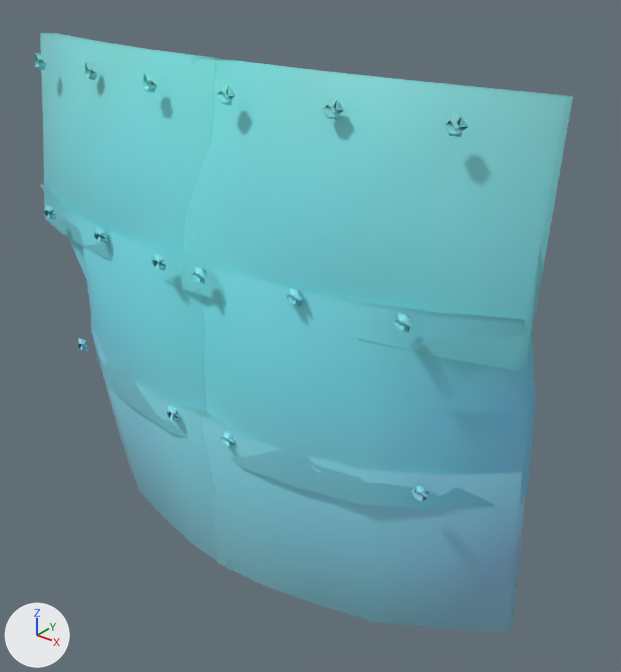
Two versions of the glTF model assets/giant/parts/Armour_iron_breastplate.glb, one commit apart.
Before and after are seen from a 50 mm camera at (0.496, -0.887, 2.966) aimed at (0.051, -0.33, 2.621). Arrows for +X, +Y and +Z are at lower left; the lights stay in place. The older version comes first. Vertices at exactly the same position are counted once.

Names of what the first picture shows: 'Armour_iron_breastplate'.
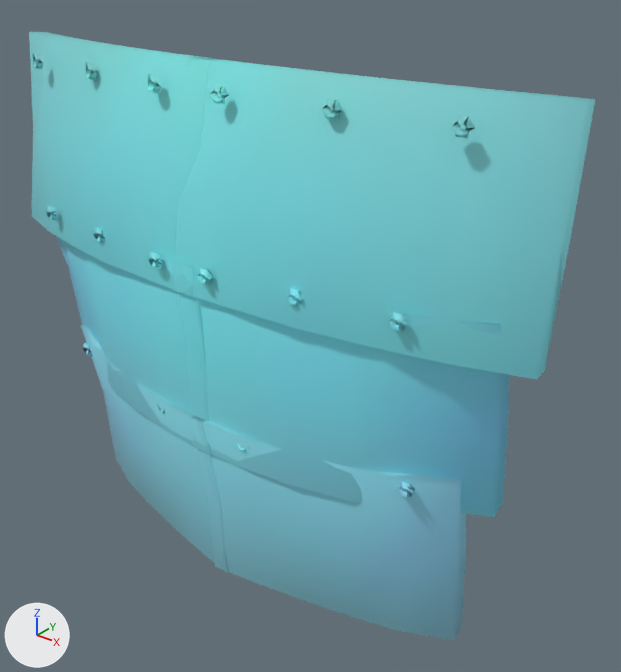
Location of each change, [x1, y1, x2, y2] in pixels of the pictures (621 x 672 px; the box of a moved part takes in the faces that stretch with it):
'Armour_iron_breastplate', reshaped
    before: [35, 33, 573, 633]
    after: [29, 32, 595, 641]
part 1 of me_armour_iron_breastplate, moved or reshaped
    before: [217, 84, 235, 105]
    after: [210, 83, 228, 104]
part 2 of me_armour_iron_breastplate, moved or reshaped
    before: [143, 73, 157, 93]
    after: [147, 74, 161, 94]
part 3 of me_armour_iron_breastplate, moved or reshaped
    before: [445, 114, 468, 137]
    after: [452, 114, 475, 138]
part 4 of me_armour_iron_breastplate, moved or reshaped
    before: [192, 267, 209, 284]
    after: [197, 268, 214, 285]
part 5 of me_armour_iron_breastplate, moved or reshaped
    before: [152, 253, 166, 271]
    after: [148, 252, 163, 269]
part 6 of me_armour_iron_breastplate, moved or reshaped
    before: [393, 313, 413, 332]
    after: [388, 312, 408, 331]
part 7 of me_armour_iron_breastplate, moved or reshaped
    before: [221, 432, 235, 446]
    after: [237, 443, 247, 451]
part 8 of me_armour_iron_breastplate, moved or reshaped
    before: [167, 406, 179, 422]
    after: [157, 404, 165, 413]
part 9 of me_armour_iron_breastplate, moved or reshaped
    before: [411, 486, 430, 501]
    after: [397, 482, 415, 497]
part 10 of me_armour_iron_breastplate, moved or reshaped
    before: [78, 338, 88, 352]
    after: [83, 342, 93, 356]
part 11 of me_armour_iron_breastplate, moved or reshaped
    before: [40, 33, 567, 622]
    after: [32, 32, 589, 616]
part 12 of me_armour_iron_breastplate, edited (looks the same)
    both: [45, 33, 568, 630]

The change, as a list of edits to the scene's bpy script:
```text
Change me_armour_iron_breastplate:
    used by ob_armour_iron_breastplate; location = (0.0, 0.0, 0.0)
    remove me_armour_iron_breastplate.from_pydata(...)  # 540 vertices, 1056 faces; spans x -0.275..0.275, y -0.443..-0.297, z 2.375..2.869
    add me_armour_iron_breastplate.from_pydata(...)  # 540 vertices, 1056 faces; spans x -0.291..0.291, y -0.442..-0.332, z 2.374..2.87
    me_armour_iron_breastplate part 1: the loose piece of 18 vertices spanning x 0.034..0.05, y -0.423..-0.414, z 2.842..2.857 is moved by (-0.006, -0.001, 0.0)
    me_armour_iron_breastplate part 2: the loose piece of 18 vertices spanning x -0.05..-0.034, y -0.423..-0.414, z 2.842..2.857 is moved by (0.006, -0.001, 0.0)
    me_armour_iron_breastplate part 3: the loose piece of 18 vertices spanning x 0.213..0.229, y -0.398..-0.389, z 2.84..2.854 is moved by (0.005, 0.001, 0.0)
    me_armour_iron_breastplate part 4: the loose piece of 18 vertices spanning x 0.015..0.031, y -0.443..-0.435, z 2.701..2.716 is moved by (0.005, 0.001, 0.0)
    me_armour_iron_breastplate part 5: the loose piece of 18 vertices spanning x -0.031..-0.015, y -0.443..-0.435, z 2.701..2.716 is moved by (-0.005, 0.001, 0.0)
    me_armour_iron_breastplate part 6: the loose piece of 18 vertices spanning x 0.195..0.21, y -0.42..-0.412, z 2.703..2.718 is moved by (-0.004, 0.0, 0.0)
    me_armour_iron_breastplate part 7: the loose piece of 18 vertices spanning x 0.027..0.042, y -0.431..-0.423, z 2.544..2.559 is moved by (0.016, 0.003, 0.0)
    me_armour_iron_breastplate part 8: the loose piece of 18 vertices spanning x -0.042..-0.027, y -0.431..-0.423, z 2.544..2.559 is moved by (-0.016, 0.003, 0.0)
    me_armour_iron_breastplate part 9: the loose piece of 18 vertices spanning x 0.204..0.22, y -0.396..-0.388, z 2.547..2.562 is moved by (-0.012, -0.002, 0.0)
    me_armour_iron_breastplate part 10: the loose piece of 18 vertices spanning x -0.22..-0.204, y -0.396..-0.388, z 2.547..2.562 is moved by (0.012, -0.002, 0.0)
    me_armour_iron_breastplate part 11: 216 of 540 vertices moved; they spanned x -0.275..0.275, y -0.428..-0.297, z 2.375..2.869 and now span x -0.291..0.291, y -0.436..-0.332, z 2.374..2.87; mean shift (0.0, -0.009, 0.0); largest move (0.266, -0.316, 2.569) -> (0.233, -0.356, 2.566)
    me_armour_iron_breastplate part 12: 232 kept faces spanning x -0.291..0.291, y -0.429..-0.332, z 2.375..2.869 get new vertex colours; the middle colour goes from cyan #91e7f3 to cyan #91e7f4
    other edits to the shape of me_armour_iron_breastplate do not show in these pictures
```
